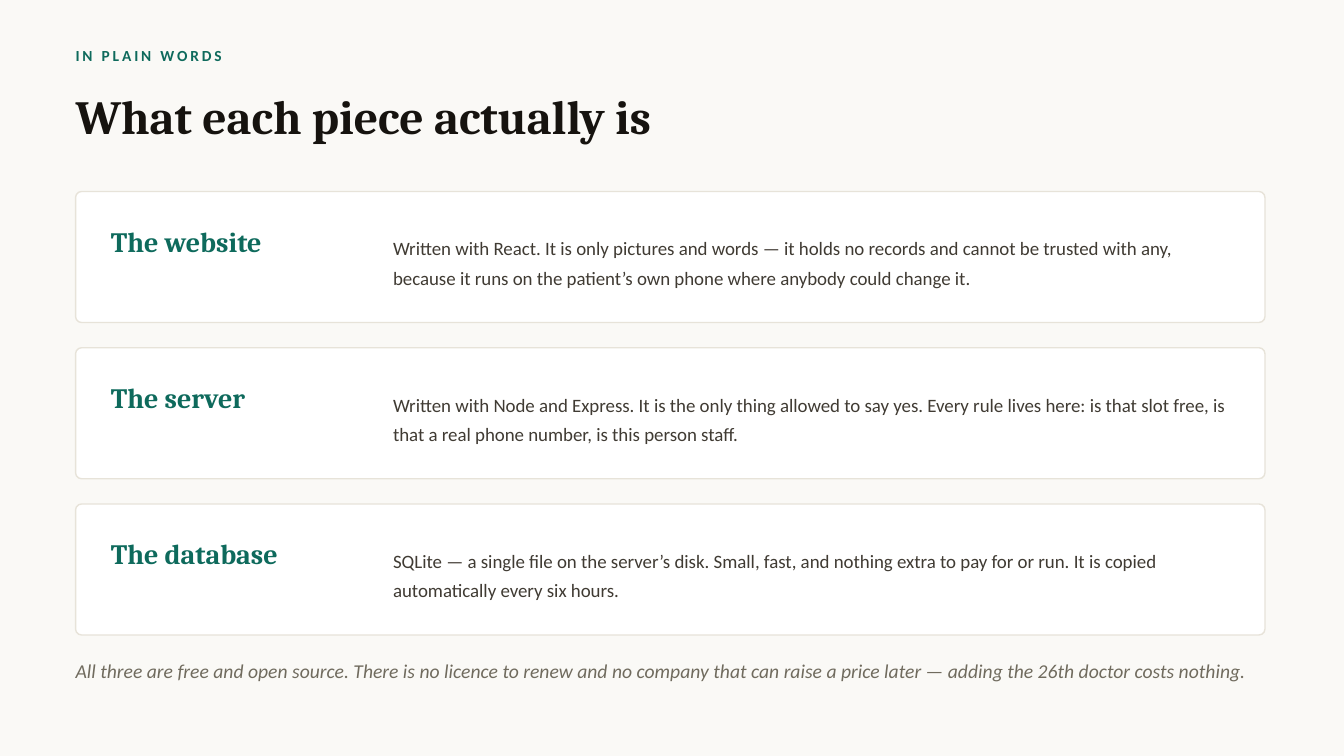
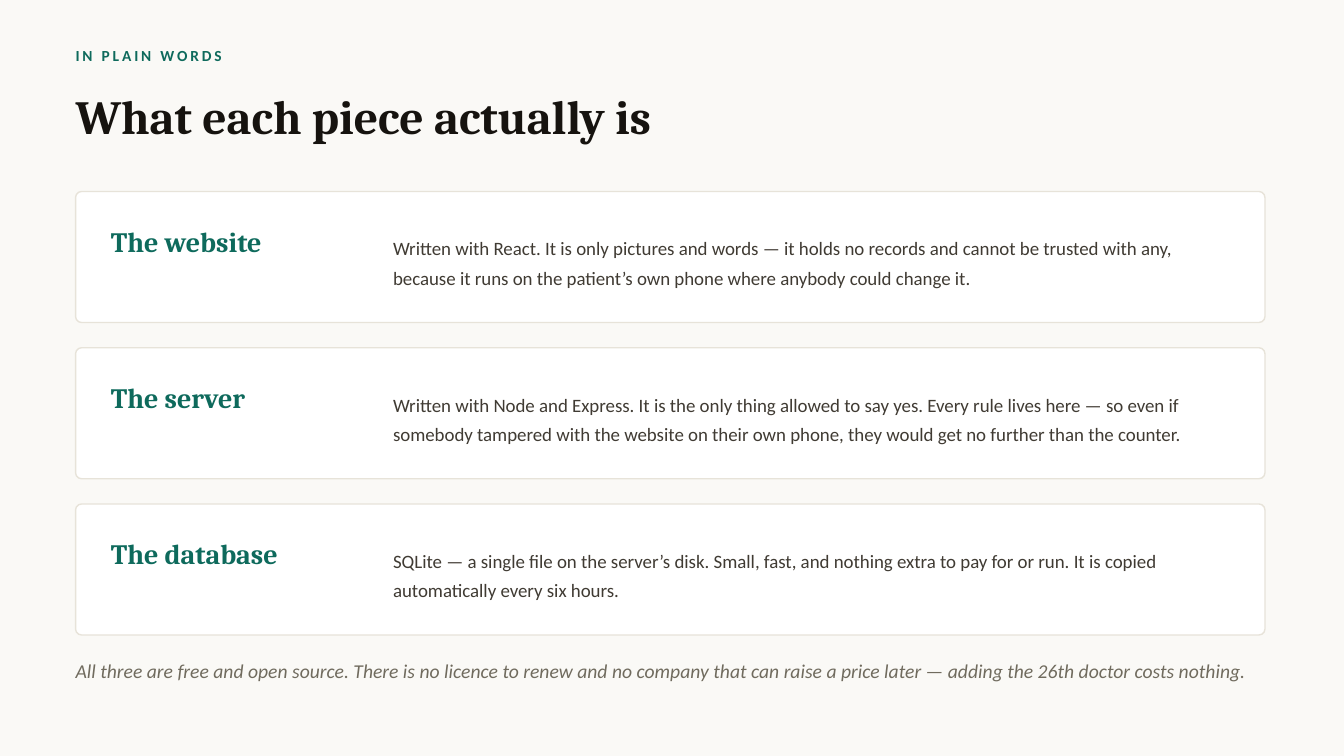
Before and after one commit to RishiEntrepeneur/Deepan-Hospital, a slide deck: slide 8 of docs/deepan-hospital-explained.pptx (slide 7 before the commit). Drawn at 1344x756 pixels with LibreOffice and Linux fonts; fonts in the diff are those of the drawing. Boxes give left, top, right and bottom in pixels: in the first picture for what was removed or moved away, otherwise in the second. Text is boxed around its words. In the diff, an @@ line names an element or a change of style, - is before the commit and + after.

```diff
--- a/docs/deepan-hospital-explained.pptx
+++ b/docs/deepan-hospital-explained.pptx
@@ text at [393,399,1180,444]: text changed @@
-Written with Node and Express. It is the only thing allowed to say yes. Every rule lives here: is that slot free, is that a real phone number, is this person staff.
+Written with Node and Express. It is the only thing allowed to say yes. Every rule lives here — so even if somebody tampered with the website on their own phone, they would get no further than the counter.
```
Also in this commit, not shown: 2 slides added, 1 other file.
